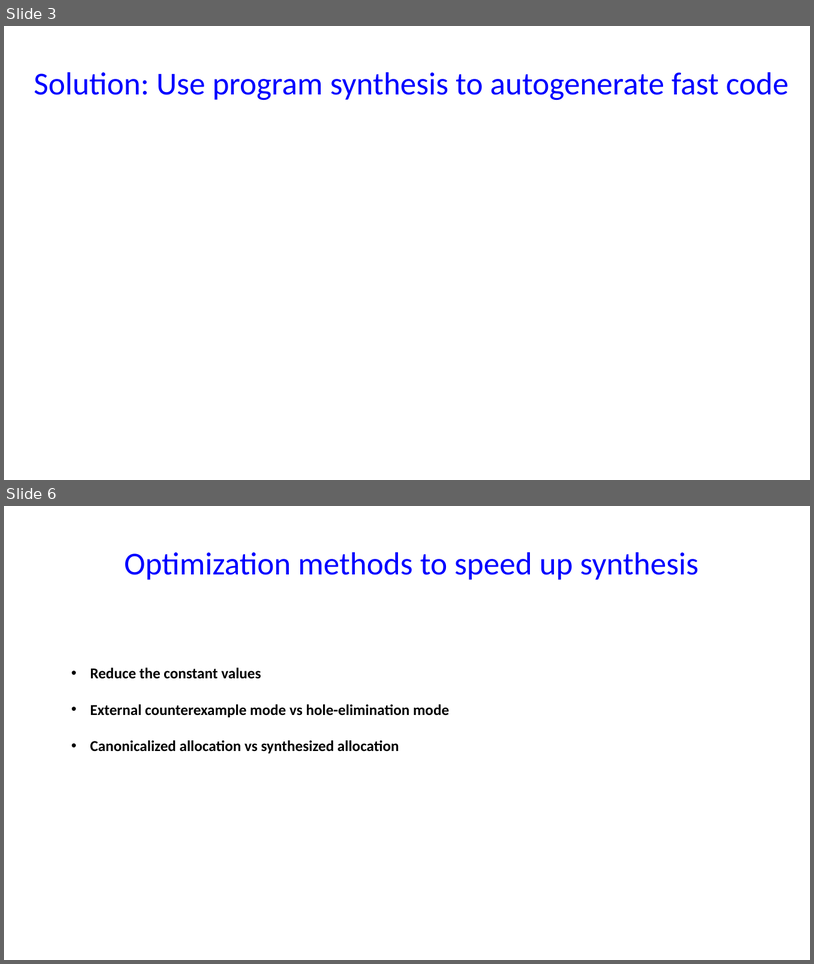
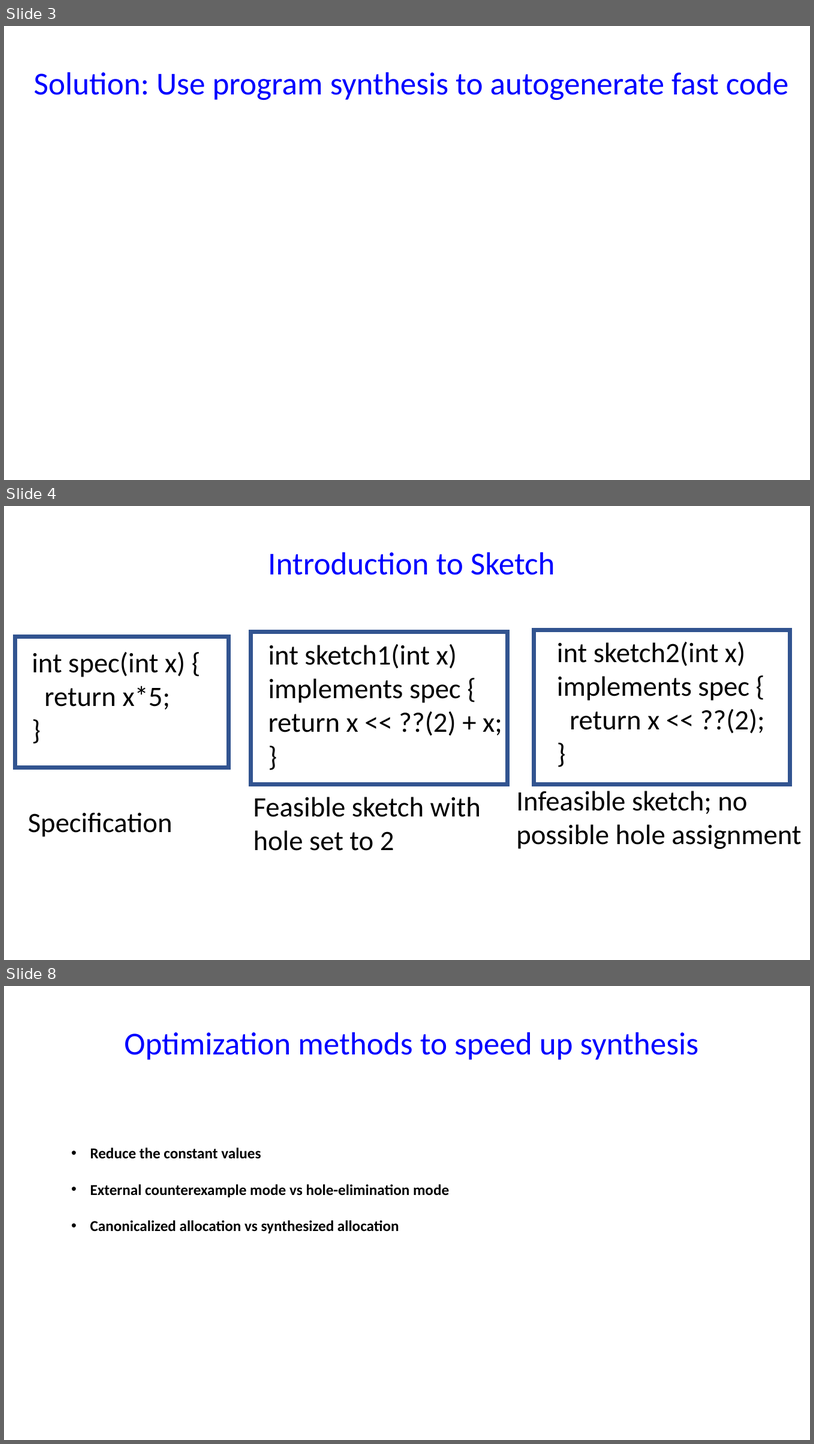
Before and after one commit to chipmunk-project/chipmunk_talk, a slide deck: HotNets_talk.pptx. Shown one above the other, each under a label of ours: slides 3 and 6 before the commit, slides 3, 4 and 8 after it; the slides between them are not shown. The pictures are 814x964 and 814x1444 pixels, drawn with LibreOffice and Linux fonts; fonts in the diff are those of the drawing. Boxes give left, top, right and bottom in pixels: in the first picture for what was removed or moved away, otherwise in the second. Text is boxed around its words. In the diff, an @@ line names an element or a change of style, - is before the commit and + after.

```diff
--- a/HotNets_talk.pptx
+++ b/HotNets_talk.pptx
@@ slide 4 added at (4,506,810,960), background #FFFFFF @@
@@ text added at (268,552,555,575), 38 pt, text #0000FF @@
+Introduction to Sketch
@@ rectangle added at (534,630,791,784), outline #325491 5 pt @@
@@ rectangle added at (15,637,228,768), outline #325491 5 pt @@
@@ rectangle added at (251,632,507,785), outline #325491 5 pt @@
@@ text added at (269,644,503,736), 33.3 pt, text #000000 @@
+int sketch1(int x) implements spec {
+return x << ??(2) + x;
+}
@@ text added at (557,642,765,733), 33.3 pt, text #000000 @@
+int sketch2(int x) implements spec {
+return x << ??(2);
+}
@@ text added at (32,652,185,709), 33.3 pt, text #000000 @@
+int spec(int x) {
+return x*5;
+}
@@ text added at (516,790,801,849), 33.3 pt, text #000000 @@
+Infeasible sketch; no
+possible hole assignment
@@ text added at (254,796,481,850), 33.3 pt, text #000000 @@
+Feasible sketch with
+hole set to 2
@@ text added at (28,812,173,837), 33.3 pt, text #000000 @@
+Specification
@@ what was slide 6 is now slide 8 @@
```
Also in this commit, not shown: 2 slides changed, 8 other slides added, 2 slides removed.
